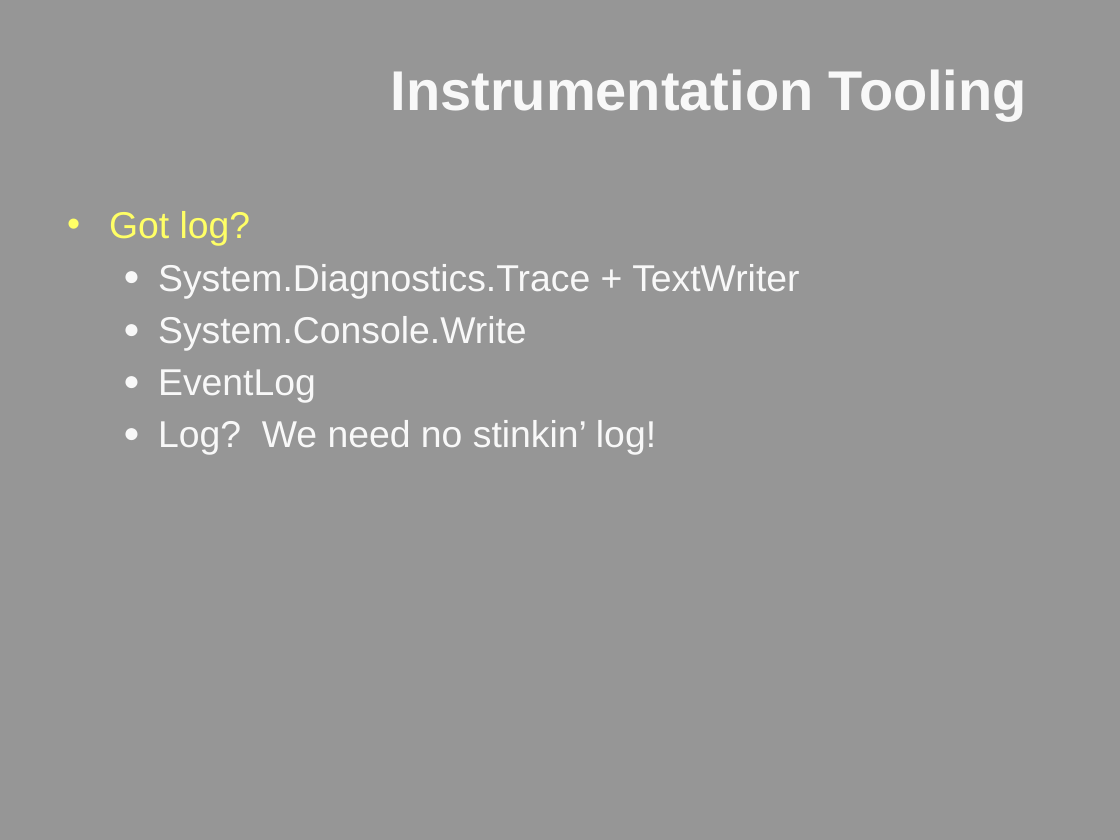
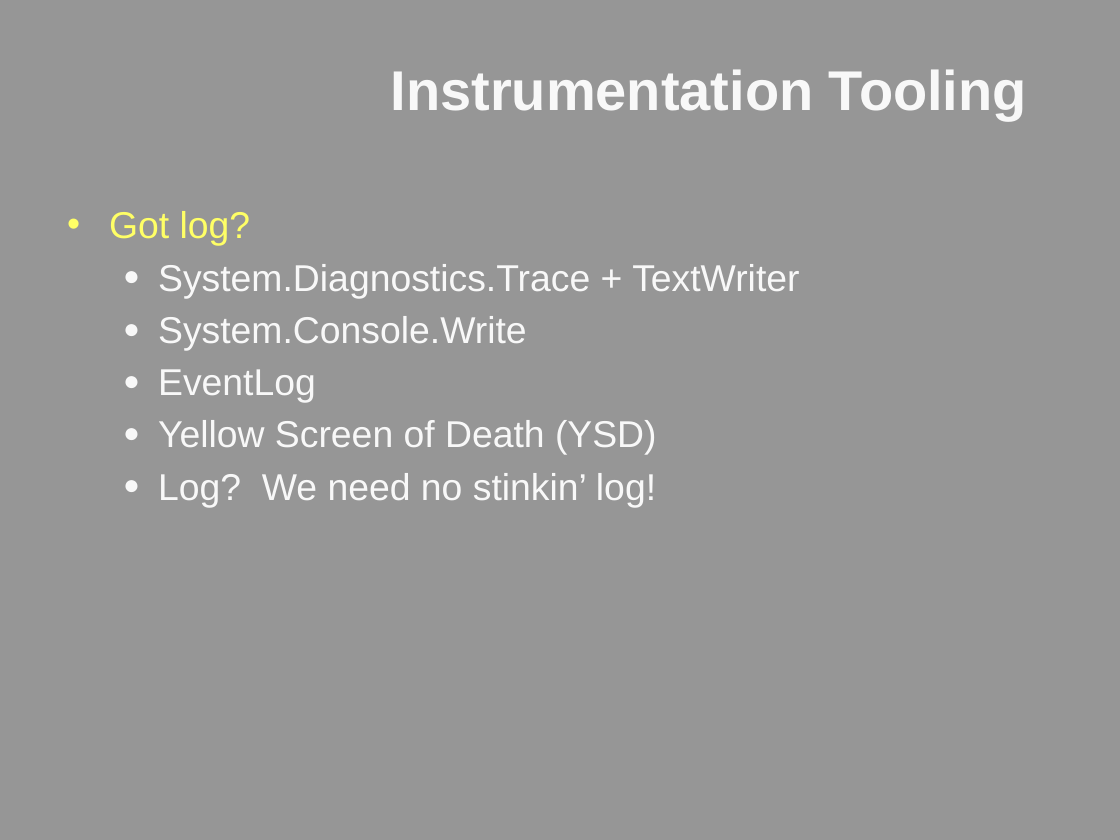
Before and after one commit to lozanotek/opensource, a slide deck: slide 23 of slides/lozano_aspnetconnections_APG201_Open_Source_Tools_Every_NET_Developer_Should_Use.pptx (slide 25 before the commit). Drawn at 1120x840 pixels with LibreOffice and Linux fonts; fonts in the diff are those of the drawing; background and template pictures are left out. Boxes give left, top, right and bottom in pixels: in the first picture for what was removed or moved away, otherwise in the second. Text is boxed around its words. In the diff, an @@ line names an element or a change of style, - is before the commit and + after.

```diff
--- a/slides/lozano_aspnetconnections_APG201_Open_Source_Tools_Every_NET_Developer_Should_Use.pptx
+++ b/slides/lozano_aspnetconnections_APG201_Open_Source_Tools_Every_NET_Developer_Should_Use.pptx
@@ text at [158, 420, 657, 455]: paragraph added @@
+  ● Yellow Screen of Death (YSD)
```
Also in this commit, not shown: 6 other slides changed, 1 slide removed, 55 other files.
